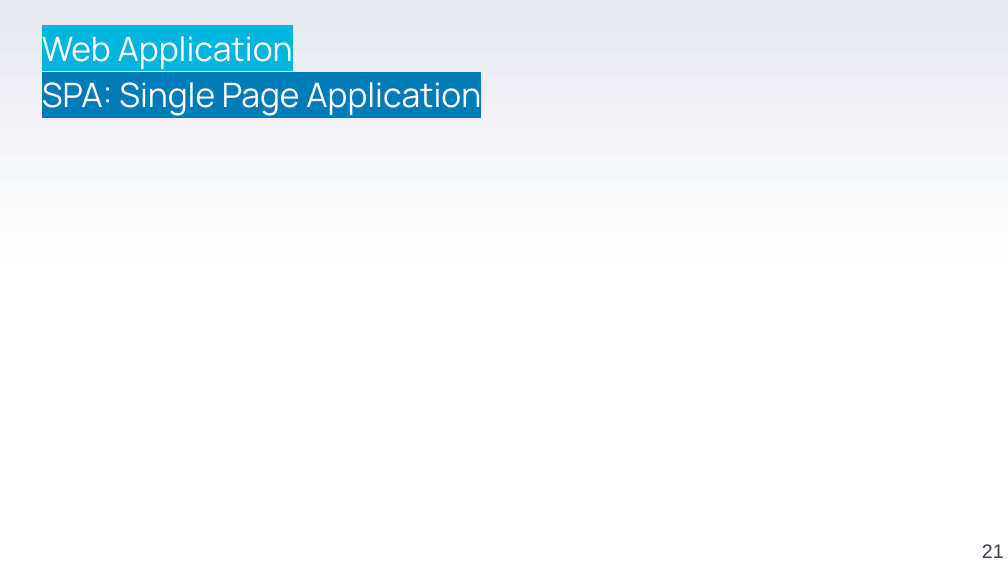
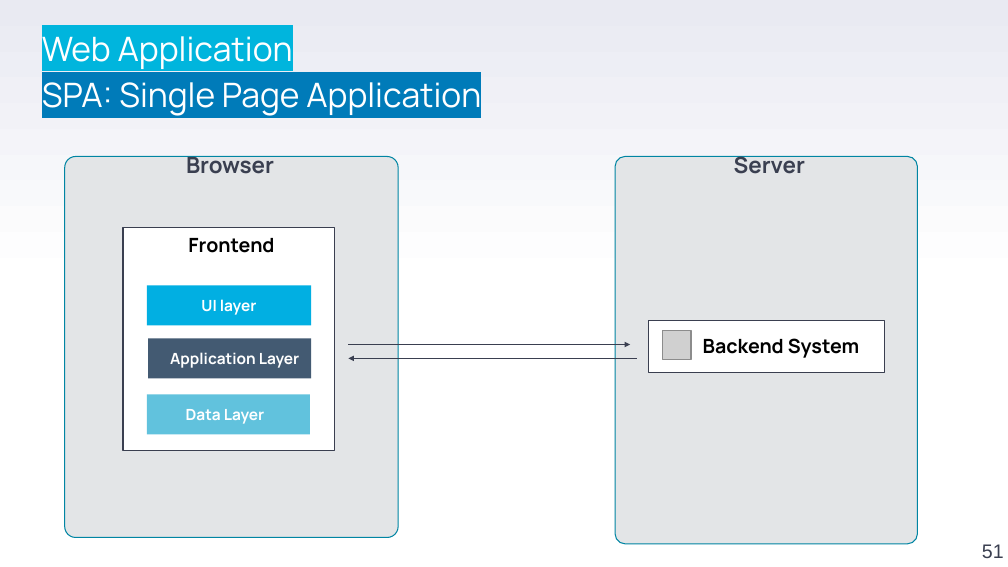
Before and after one commit to stefanofiorenza/KNITS, a slide deck: slide 51 of Programs/Trainings/01-FE/BasicJS/KNITS-Javascript.pptx (slide 21 before the commit). Drawn at 1008x567 pixels with LibreOffice and Linux fonts; fonts in the diff are those of the drawing; grey boxes stand for pictures; background and template pictures are left out. Boxes give left, top, right and bottom in pixels: in the first picture for what was removed or moved away, otherwise in the second. Text is boxed around its words. In the diff, an @@ line names an element or a change of style, - is before the commit and + after.

```diff
--- a/Programs/Trainings/01-FE/BasicJS/KNITS-Javascript.pptx
+++ b/Programs/Trainings/01-FE/BasicJS/KNITS-Javascript.pptx
@@ rounded rectangle added at (65, 156, 398, 537), fill #E3E5E7, outline #0086A3 0.75 pt @@
@@ text added at (186, 156, 274, 174), 16 pt, text #3A3F50, bold @@
+  Browser
@@ rounded rectangle added at (615, 156, 917, 543), fill #E3E5E7, outline #0086A3 0.75 pt @@
@@ text added at (734, 156, 805, 174), 16 pt, text #3A3F50, bold @@
+  Server
@@ group added at (123, 228, 334, 450): 4 rectangles, 4 texts @@
+UI layer
+Application Layer
+Data Layer
+Frontend
@@ rectangle added at (648, 321, 884, 373), fill #FFFFFF, outline #3A3F50 0.75 pt @@
@@ arrow added from (349, 345) to (630, 345), #3A3F50 0.75 pt @@
@@ arrow added from (637, 359) to (349, 359), #3A3F50 0.75 pt @@
@@ picture added at (662, 331, 690, 359) @@
@@ text added at (703, 338, 859, 358), 14 pt, text #000000, bold @@
+Backend System
@@ page number at (982, 544, 1004, 558): text changed @@
-21
+51
```
Also in this commit, not shown: 7 other slides changed, 30 slides added, 8 slides removed, 2 other files.
